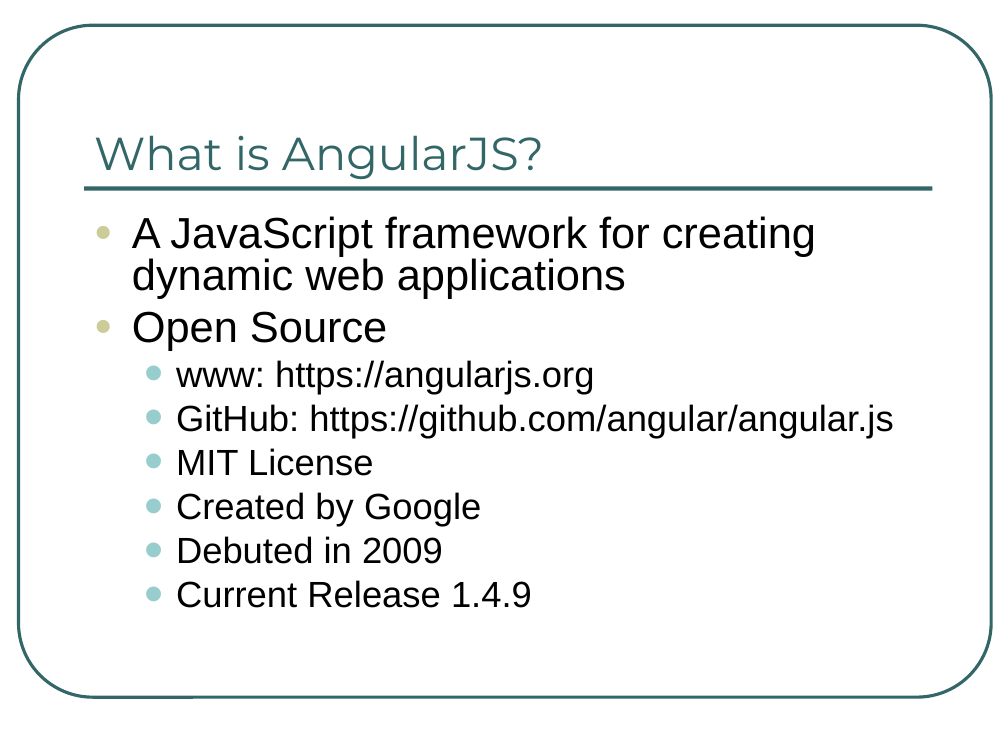
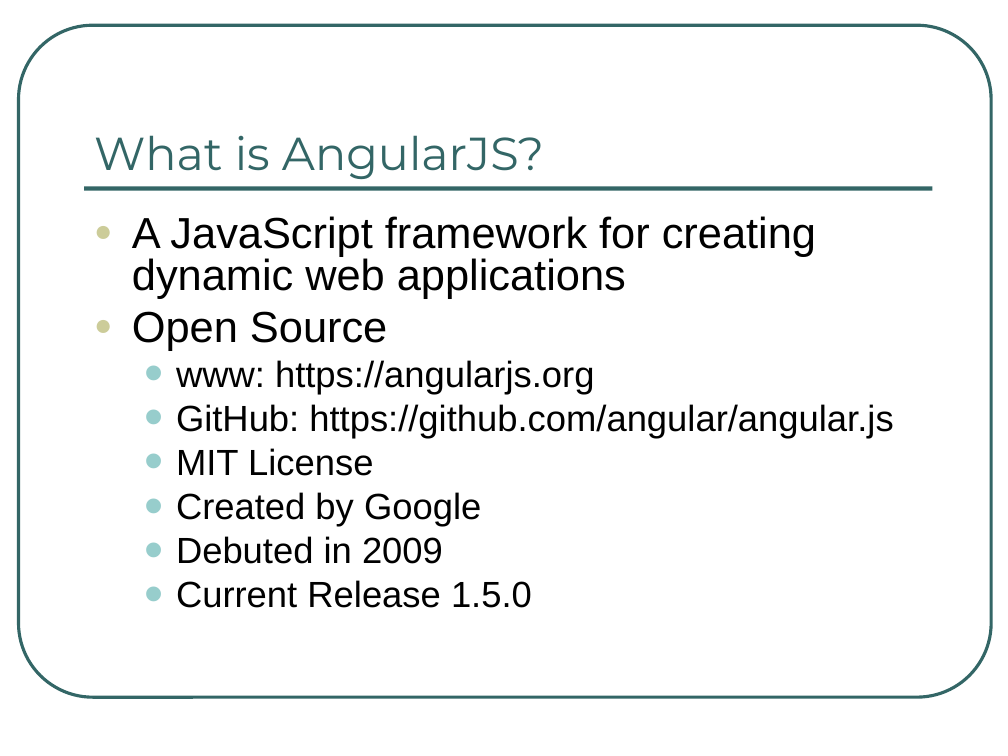
Before and after one commit to ng-al/AngularIntroApp, a slide deck: slide 4 of AngularJS Intro.ppt. Drawn at 1008x756 pixels with LibreOffice and Linux fonts; fonts in the diff are those of the drawing. Boxes give left, top, right and bottom in pixels: in the first picture for what was removed or moved away, otherwise in the second. Text is boxed around its words. In the diff, an @@ line names an element or a change of style, - is before the commit and + after.

```diff
--- a/AngularJS Intro.ppt
+++ b/AngularJS Intro.ppt
@@ text at box(176, 580, 532, 608): text changed @@
-  • Current Release 1.4.9
+  • Current Release 1.5.0
```
Also in this commit, not shown: 1 other slide changed, 2 other files.
